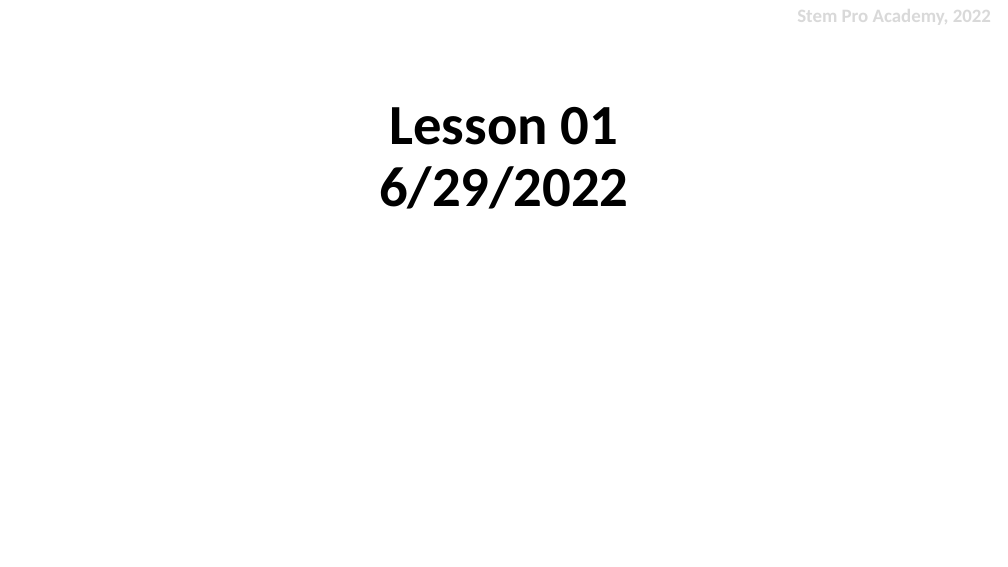
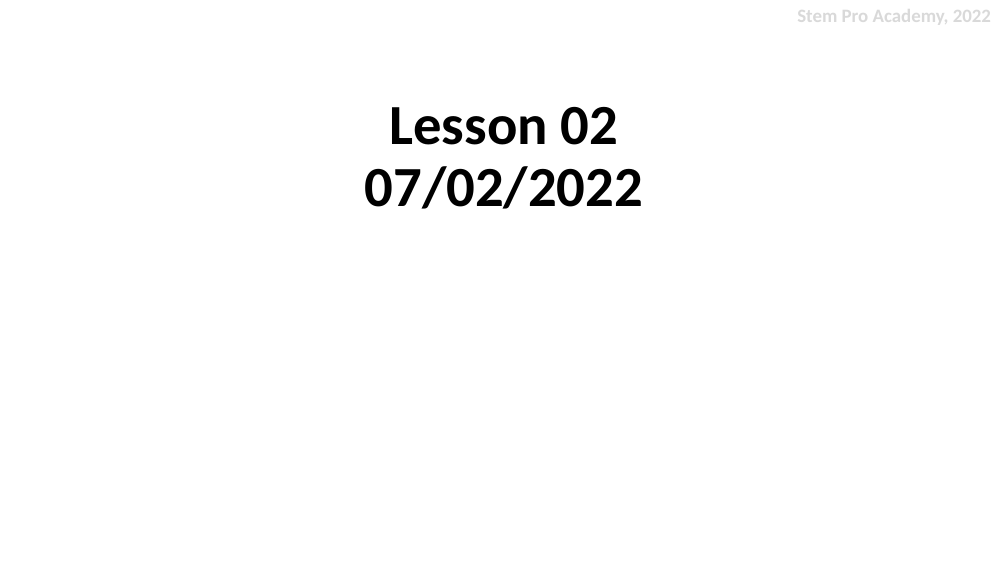
Before and after one commit to stemproaca/basemip, a slide deck: slide 1 of Lesssons/Lesson02.pptx. Drawn at 1008x567 pixels with LibreOffice and Linux fonts; fonts in the diff are those of the drawing. Boxes give left, top, right and bottom in pixels: in the first picture for what was removed or moved away, otherwise in the second. Text is boxed around its words. In the diff, an @@ line names an element or a change of style, - is before the commit and + after.

Commit message:
lesson20220702 upload

```diff
--- a/Lesssons/Lesson02.pptx
+++ b/Lesssons/Lesson02.pptx
@@ title at (365,107,643,209): text changed @@
-Lesson 01
-6/29/2022
+Lesson 02
+07/02/2022
```
Also in this commit, not shown: 1 other slide changed, 3 slides added, 5 slides removed, 25 other files.
